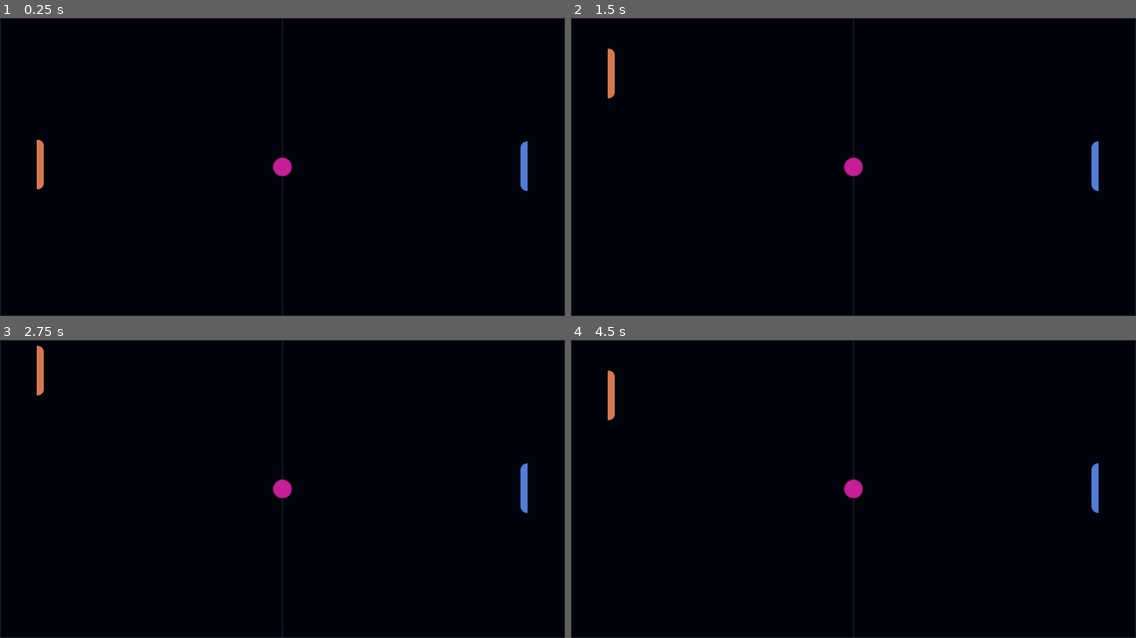
Above: before the commit, frames 1-4 (two rows, left to right).
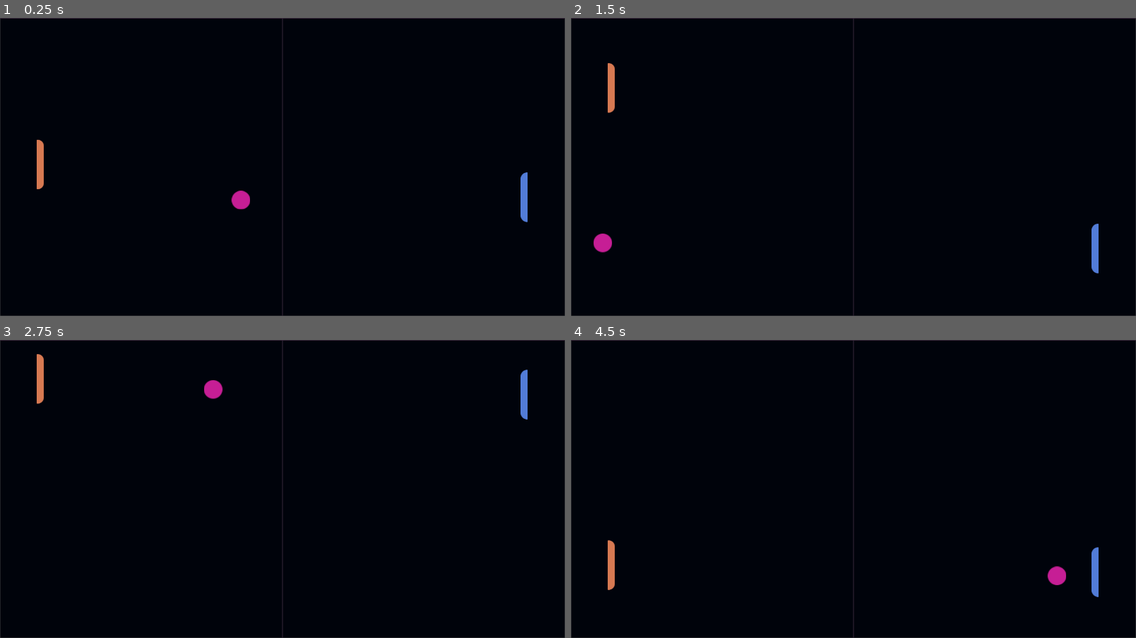
Above: after the commit, the same moments.

Repository: Heizahn/ping-pong-godot
Game: Godot game, scene res://Scenes/main_scene.tscn
Two runs of this game, one before a commit and one after it. Both use one fixed random seed, a clock stepped at 60 frames per second and the inputs below. Before the commit the project has no main scene; this scene is started directly in both runs.
Inputs:
- Up to frame 1 (0.25 s): no input
- Up to frame 2 (1.5 s): hold W (move_up) 0.53-1.28 s; hold S (move_down) from 1.28 s (still down)
- Up to frame 3 (2.75 s): release S (move_down) at 2.03 s; hold W (move_up) from 2.03 s (still down)
- Up to frame 4 (4.5 s): release W (move_up) at 3.53 s; hold S (move_down) from 3.53 s (still down)

The runs differ from the first frame. In frame 1, 0.6% of the frame differs, in the area x 40-94%, y 41-69%; in frame 2, 0.9%; in frame 3, 0.8%; in frame 4, 1.2%, in the area x 6-94%, y 10-87%.

Commit message:
rebote completado del balon, controles de enemigo listo

Diff:
--- a/Scenes/ball.tscn
+++ b/Scenes/ball.tscn
@@ -1,13 +1,14 @@
-[gd_scene load_steps=3 format=3 uid="uid://dt2qwbc1d02h2"]
+[gd_scene load_steps=4 format=3 uid="uid://dt2qwbc1d02h2"]
 
 [ext_resource type="Texture2D" uid="uid://cmq8tt7fey3ay" path="res://Assets/arts/Ball.png" id="1_4rsx7"]
+[ext_resource type="Script" path="res://Scripts/ball.gd" id="1_mvyia"]
 
 [sub_resource type="CircleShape2D" id="CircleShape2D_bt74q"]
 radius = 23.0868
 
-[node name="ball" type="RigidBody2D"]
-gravity_scale = 0.0
-freeze_mode = 1
+[node name="ball" type="CharacterBody2D"]
+disable_mode = 1
+script = ExtResource("1_mvyia")
 
 [node name="Sprite2D" type="Sprite2D" parent="."]
 scale = Vector2(1.5, 1.5)
@@ -15,3 +16,8 @@
 
 [node name="CollisionShape2D" type="CollisionShape2D" parent="."]
 shape = SubResource("CircleShape2D_bt74q")
+
+[node name="Contador" type="Timer" parent="."]
+autostart = true
+
+[connection signal="timeout" from="Contador" to="." method="_on_contador_timeout"]
--- a/Scenes/enemy.tscn
+++ b/Scenes/enemy.tscn
@@ -1,12 +1,13 @@
-[gd_scene load_steps=3 format=3 uid="uid://o4s0wr1nhjak"]
+[gd_scene load_steps=4 format=3 uid="uid://o4s0wr1nhjak"]
 
 [ext_resource type="Texture2D" uid="uid://ca76twhtjlprv" path="res://Assets/arts/Computer.png" id="1_awk0u"]
+[ext_resource type="Script" path="res://Scripts/enemy.gd" id="1_tqq2o"]
 
 [sub_resource type="RectangleShape2D" id="RectangleShape2D_3w4de"]
 size = Vector2(15, 118)
 
-[node name="enemy" type="RigidBody2D"]
-gravity_scale = 0.0
+[node name="enemy" type="CharacterBody2D"]
+script = ExtResource("1_tqq2o")
 
 [node name="Sprite2D" type="Sprite2D" parent="."]
 texture = ExtResource("1_awk0u")
--- a/Scenes/main_scene.tscn
+++ b/Scenes/main_scene.tscn
@@ -1,9 +1,15 @@
-[gd_scene load_steps=5 format=3 uid="uid://b3e6csppp6yd3"]
+[gd_scene load_steps=7 format=3 uid="uid://b3e6csppp6yd3"]
 
 [ext_resource type="PackedScene" uid="uid://dcp35eyyko480" path="res://Scenes/background.tscn" id="1_bk54m"]
 [ext_resource type="PackedScene" uid="uid://jo1pxl3k1s2y" path="res://Scenes/player.tscn" id="1_jkit7"]
 [ext_resource type="PackedScene" uid="uid://o4s0wr1nhjak" path="res://Scenes/enemy.tscn" id="2_t5dk8"]
 [ext_resource type="PackedScene" uid="uid://dt2qwbc1d02h2" path="res://Scenes/ball.tscn" id="3_odw6q"]
+
+[sub_resource type="RectangleShape2D" id="RectangleShape2D_6yehh"]
+size = Vector2(1377, 20)
+
+[sub_resource type="RectangleShape2D" id="RectangleShape2D_g5dws"]
+size = Vector2(44, 272.5)
 
 [node name="MainScene" type="Node2D"]
 
@@ -11,11 +17,39 @@
 position = Vector2(680, 360)
 scale = Vector2(1.69576, 1.58242)
 
+[node name="ball" parent="." instance=ExtResource("3_odw6q")]
+position = Vector2(680, 360)
+collision_layer = 7
+collision_mask = 7
+
 [node name="Player" parent="." instance=ExtResource("1_jkit7")]
 position = Vector2(97, 354)
 
 [node name="enemy" parent="." instance=ExtResource("2_t5dk8")]
 position = Vector2(1262, 358)
 
-[node name="ball" parent="." instance=ExtResource("3_odw6q")]
-position = Vector2(680, 360)
+[node name="Wall" type="CharacterBody2D" parent="."]
+
+[node name="CollisionShape2D" type="CollisionShape2D" parent="Wall"]
+position = Vector2(678.5, 0)
+shape = SubResource("RectangleShape2D_6yehh")
+
+[node name="CollisionShape2D2" type="CollisionShape2D" parent="Wall"]
+position = Vector2(679, 726)
+shape = SubResource("RectangleShape2D_6yehh")
+
+[node name="CollisionShape2D3" type="CollisionShape2D" parent="Wall"]
+position = Vector2(-13, 121.75)
+shape = SubResource("RectangleShape2D_g5dws")
+
+[node name="CollisionShape2D4" type="CollisionShape2D" parent="Wall"]
+position = Vector2(-16, 601)
+shape = SubResource("RectangleShape2D_g5dws")
+
+[node name="CollisionShape2D5" type="CollisionShape2D" parent="Wall"]
+position = Vector2(1371, 119)
+shape = SubResource("RectangleShape2D_g5dws")
+
+[node name="CollisionShape2D6" type="CollisionShape2D" parent="Wall"]
+position = Vector2(1368, 598.25)
+shape = SubResource("RectangleShape2D_g5dws")
--- a/Scenes/player.tscn
+++ b/Scenes/player.tscn
@@ -6,8 +6,7 @@
 [sub_resource type="RectangleShape2D" id="RectangleShape2D_h2wnb"]
 size = Vector2(15, 118)
 
-[node name="Player" type="RigidBody2D"]
-gravity_scale = 0.0
+[node name="Player" type="CharacterBody2D"]
 script = ExtResource("1_v6msg")
 
 [node name="Sprite2D" type="Sprite2D" parent="."]
--- /dev/null
+++ b/Scripts/ball.gd
@@ -0,0 +1,31 @@
+extends CharacterBody2D
+
+var speed = 0
+var direction = Vector2.ZERO
+var is_moving = false
+var contador: int = 0
+
+func _ready():
+	randomize()
+	initialze_ball()
+
+func initialze_ball():
+	speed = 400
+	direction.x = [- 1, 1][randi() % 2]
+	direction.y = [- 0.8, 0.8][randi() % 2]
+	is_moving = true
+
+func _physics_process(delta):
+	if is_moving:
+		var collision = move_and_collide(direction * speed * delta)
+
+		if collision:
+			direction = direction.bounce(collision.get_normal())
+
+func update_contunter():
+	contador += 1
+	print(contador)
+
+func _on_contador_timeout():
+	update_contunter()
+	speed += 16
--- /dev/null
+++ b/Scripts/enemy.gd
@@ -0,0 +1,39 @@
+extends CharacterBody2D
+
+var speed = 500
+var direction = Vector2.ZERO
+var is_moving = false
+var is_player_two = false
+
+@onready var ball = get_parent().find_child("ball")
+
+func _ready():
+	randomize()
+
+func _physics_process(delta):
+	if is_player_two:
+		moviment_player_two(delta)
+	else:
+		moviment_ai(delta)
+
+func moviment_player_two(delta):
+	if Input.is_action_pressed("ui_up"):
+		move_and_collide(Vector2.ZERO)
+		position.y -= speed * delta
+
+	if Input.is_action_pressed("ui_down"):
+		move_and_collide(Vector2.ZERO)
+		position.y += speed * delta
+
+func moviment_ai(_delta):
+	direction = Vector2(0, _get_direction())
+	move_and_collide(direction * speed * _delta)
+
+func _get_direction():
+	if abs(ball.position.y - position.y) > 15:
+		if ball.position.y > position.y:
+			return 1
+		else:
+			return - 1
+	else:
+		return 0
--- a/Scripts/player.gd
+++ b/Scripts/player.gd
@@ -1,14 +1,15 @@
-extends RigidBody2D
+extends CharacterBody2D
 
-@export var speed = 400
+@export var speed = 500
 
 func _process(delta):
 	moviment_player(delta)
 
 func moviment_player(delta):
-
 	if Input.is_action_pressed("move_up"):
+		move_and_collide(Vector2.ZERO)
 		position.y -= speed * delta
 
 	if Input.is_action_pressed("move_down"):
+		move_and_collide(Vector2.ZERO)
 		position.y += speed * delta
--- a/project.godot
+++ b/project.godot
@@ -11,6 +11,7 @@
 [application]
 
 config/name="Ping Pong"
+run/main_scene="res://Scenes/main_scene.tscn"
 config/features=PackedStringArray("4.2", "Mobile")
 config/icon="res://icon.svg"
 
